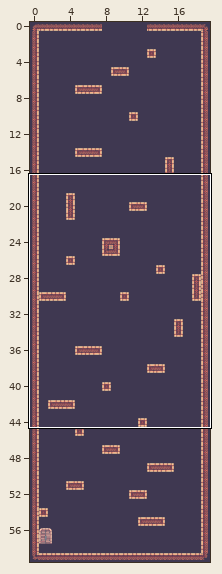
Tiled map -- graphics/maps/level1.tmx. The first picture is a wide view before the edit; the outline marks the close-up.
Close-up. Before:
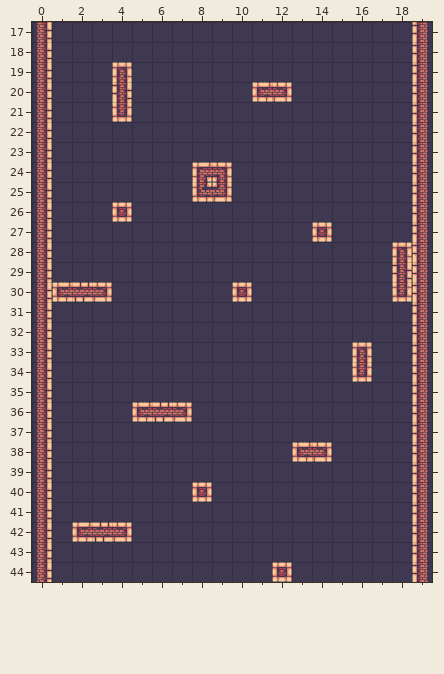
Cells are 32x32 px. Shown: x 0..19, y 17..44. The commit also changed other parts of the map, which this record leaves out.
The result:
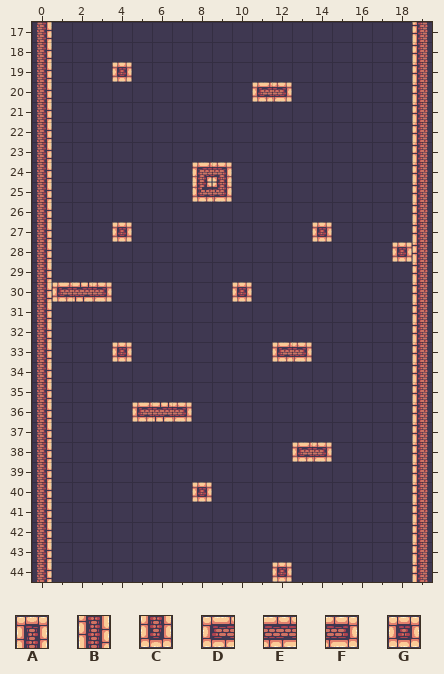
Key: from "base_terrain": A 24, B 43, C 62, D 96, E 97, F 98, G 100.
_ is an empty cell.
From old to new:
Layer "ground":
The author put tile D in row 33 at x 12.
The author put tile F in row 33 at x 13.
Tile A becomes tile G in row 19 at x 4; in row 28 at x 18.
The author put tile G in row 27 at x 4; in row 33 at x 4.
The edit erases tile A in row 33 at x 16.
The edit erases tile B in row 20 at x 4; in row 29 at x 18.
The edit erases tile C in row 21 at x 4; in row 30 at x 18; in row 34 at x 16.
The edit erases tile D in row 42 at x 2.
The edit erases tile E in row 42 at x 3.
The edit erases tile F in row 42 at x 4.
The edit erases tile G in row 26 at x 4.
Pixel boxes of the changes (left, top, right, bottom) in both close-ups:
changed: (112, 62, 132, 122)
changed: (112, 202, 132, 242)
changed: (392, 242, 412, 302)
added: (112, 342, 132, 362)
added: (272, 342, 312, 362)
removed: (352, 342, 372, 382)
removed: (72, 522, 132, 542)
